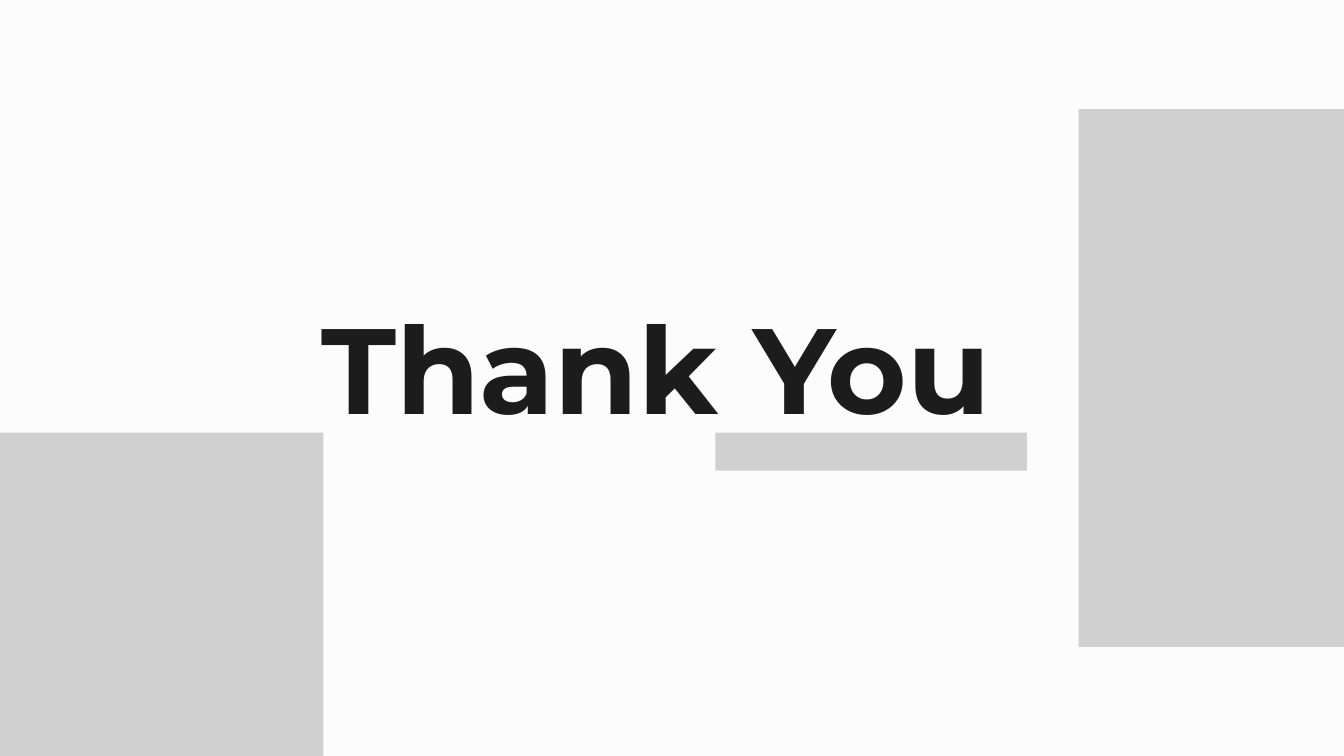
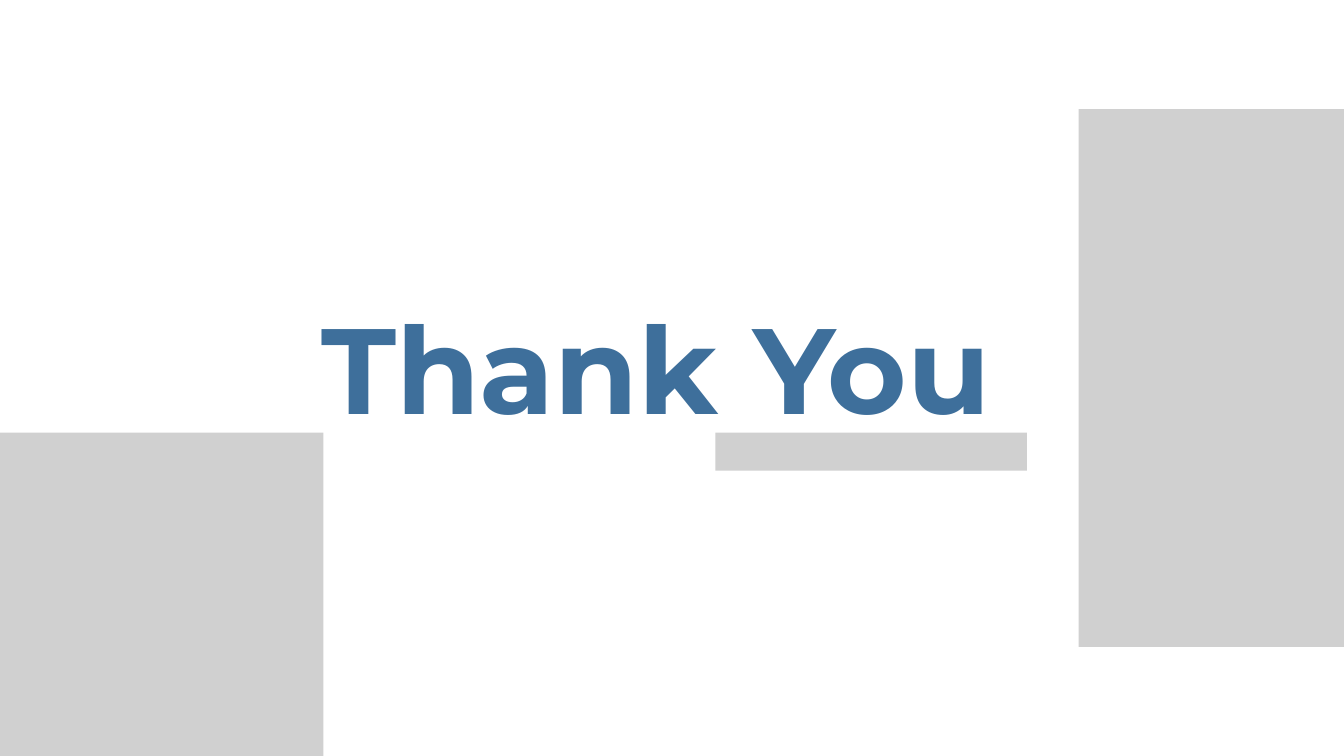
Before and after one commit to aliraza-data/Loan-Default-Risk-Analysis, a slide deck: slide 26 of Presentation/Project_Presentation.pptx (slide 15 before the commit). Drawn at 1344x756 pixels with LibreOffice and Linux fonts; fonts in the diff are those of the drawing; grey boxes stand for pictures. Boxes give left, top, right and bottom in pixels: in the first picture for what was removed or moved away, otherwise in the second. Text is boxed around its words. In the diff, an @@ line names an element or a change of style, - is before the commit and + after.

```diff
--- a/Presentation/Project_Presentation.pptx
+++ b/Presentation/Project_Presentation.pptx
@@ background #FCFCFC to #FFFFFF @@
@@ text "Thank You" at box(321, 324, 991, 442): text colour #1C1C1C to #3E6F9B @@
```
Also in this commit, not shown: 5 other slides changed, 20 slides added, 9 slides removed.
